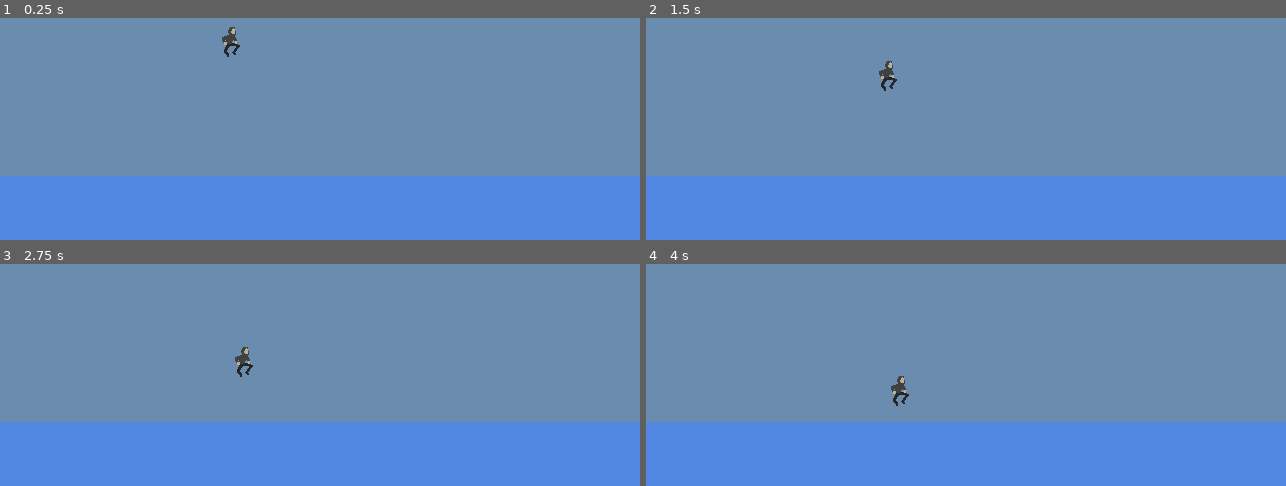
Above: before the commit, frames 1-4 (two rows, left to right).
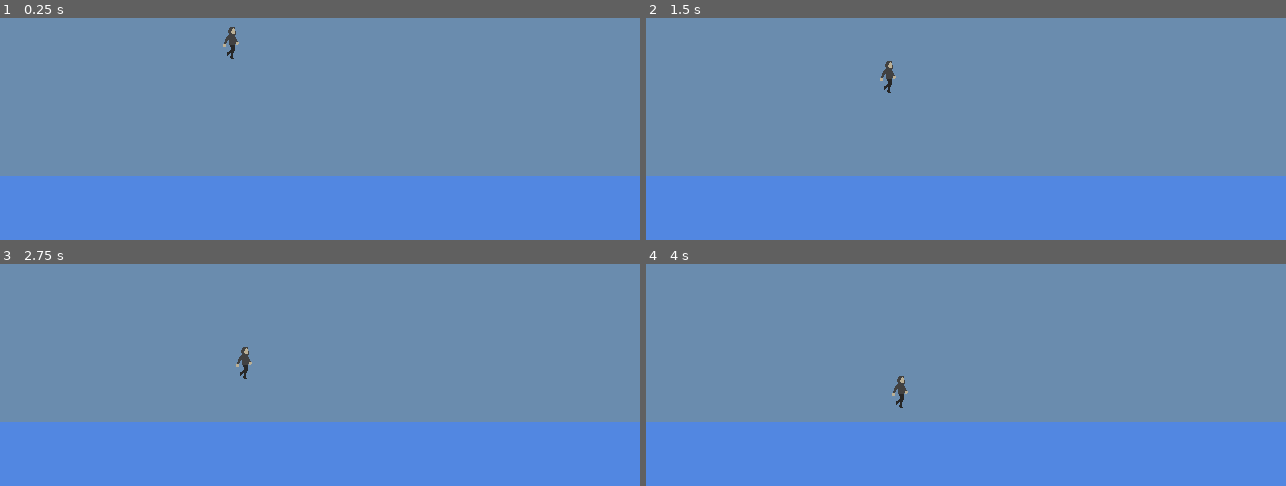
Above: after the commit, the same moments.

Repository: Aterlone/MasseyGameJam
Game: Godot game, scene res://main.tscn
Same seed, same stepped clock (60 frames per second), same inputs: the game is played once before the commit and once after it.
Inputs:
- Up to frame 1 (0.25 s): no input
- Up to frame 2 (1.5 s): hold Right (ui_right) from 0.53 s (still down); tap Up (ui_up) at 0.77 s
- Up to frame 3 (2.75 s): tap Up (ui_up) at 1.52 s; release Right (ui_right) at 2.03 s; hold Left (ui_left) from 2.03 s (still down)
- Up to frame 4 (4 s): release Left (ui_left) at 2.78 s; hold Right (ui_right) from 2.78 s (still down); tap Up (ui_up) at 3.02, 3.77 s

The runs differ from the first frame. In frame 1, 0.1% of the frame differs, in the area x 34-38%, y 7-19%; in frame 2, 0.1%; in frame 3, 0.1%; in frame 4, 0.1%.

Commit message:
animations

Diff:
--- a/player/player.gd
+++ b/player/player.gd
@@ -60,13 +60,6 @@
 
 
 func animate():
-
-	if is_on_floor():
-		$Sprite2D.frame = 0
-	else:
-		$Sprite2D.frame = 1
-
-	return
 
 	current_animation = ""
 	if is_on_floor():
@@ -86,6 +79,8 @@
 		else:
 			current_animation = "fall"
 
+	if $AnimationPlayer.has_animation(current_animation):
+		$AnimationPlayer.play(current_animation)
 
 func get_controls():
 	joy_y = sign(Input.get_action_strength("ui_up") - Input.get_action_strength("ui_down"))
--- a/player/player.tscn
+++ b/player/player.tscn
@@ -1,10 +1,80 @@
-[gd_scene load_steps=4 format=3 uid="uid://cw205maq37t5p"]
+[gd_scene load_steps=9 format=3 uid="uid://cw205maq37t5p"]
 
 [ext_resource type="Script" uid="uid://fsgm1twio33l" path="res://player/player.gd" id="1_4ntmi"]
 [ext_resource type="Texture2D" uid="uid://dpx34vbpcj3q4" path="res://player/player.png" id="2_rkbax"]
 
 [sub_resource type="RectangleShape2D" id="RectangleShape2D_rkbax"]
 size = Vector2(16, 32)
+
+[sub_resource type="Animation" id="Animation_rkbax"]
+resource_name = "run"
+length = 0.4
+loop_mode = 1
+tracks/0/type = "value"
+tracks/0/imported = false
+tracks/0/enabled = true
+tracks/0/path = NodePath("Sprite2D:frame")
+tracks/0/interp = 1
+tracks/0/loop_wrap = true
+tracks/0/keys = {
+"times": PackedFloat32Array(0, 0.196242),
+"transitions": PackedFloat32Array(1, 1),
+"update": 1,
+"values": [2, 3]
+}
+
+[sub_resource type="Animation" id="Animation_g1dw6"]
+length = 0.001
+tracks/0/type = "value"
+tracks/0/imported = false
+tracks/0/enabled = true
+tracks/0/path = NodePath("Sprite2D:frame")
+tracks/0/interp = 1
+tracks/0/loop_wrap = true
+tracks/0/keys = {
+"times": PackedFloat32Array(0),
+"transitions": PackedFloat32Array(1),
+"update": 1,
+"values": [2]
+}
+
+[sub_resource type="Animation" id="Animation_yw30f"]
+resource_name = "stand"
+tracks/0/type = "value"
+tracks/0/imported = false
+tracks/0/enabled = true
+tracks/0/path = NodePath("Sprite2D:frame")
+tracks/0/interp = 1
+tracks/0/loop_wrap = true
+tracks/0/keys = {
+"times": PackedFloat32Array(0),
+"transitions": PackedFloat32Array(1),
+"update": 1,
+"values": [0]
+}
+
+[sub_resource type="Animation" id="Animation_qjkh3"]
+resource_name = "jump"
+tracks/0/type = "value"
+tracks/0/imported = false
+tracks/0/enabled = true
+tracks/0/path = NodePath("Sprite2D:frame")
+tracks/0/interp = 1
+tracks/0/loop_wrap = true
+tracks/0/keys = {
+"times": PackedFloat32Array(0),
+"transitions": PackedFloat32Array(1),
+"update": 1,
+"values": [1]
+}
+
+[sub_resource type="AnimationLibrary" id="AnimationLibrary_yw30f"]
+_data = {
+&"RESET": SubResource("Animation_g1dw6"),
+&"jump": SubResource("Animation_qjkh3"),
+&"run": SubResource("Animation_rkbax"),
+&"stand": SubResource("Animation_yw30f")
+}
 
 [node name="Player" type="CharacterBody2D"]
 collision_layer = 2
@@ -19,7 +89,9 @@
 texture_filter = 1
 texture_repeat = 2
 texture = ExtResource("2_rkbax")
-vframes = 2
+hframes = 2
+vframes = 3
+frame = 2
 
 [node name="FlagPoleDelayT" type="Timer" parent="."]
 one_shot = true
@@ -40,3 +112,8 @@
 
 [node name="CollisionShape2D" type="CollisionShape2D" parent="."]
 shape = SubResource("RectangleShape2D_rkbax")
+
+[node name="AnimationPlayer" type="AnimationPlayer" parent="."]
+libraries = {
+&"": SubResource("AnimationLibrary_yw30f")
+}
Binary file changed: player/player.png
